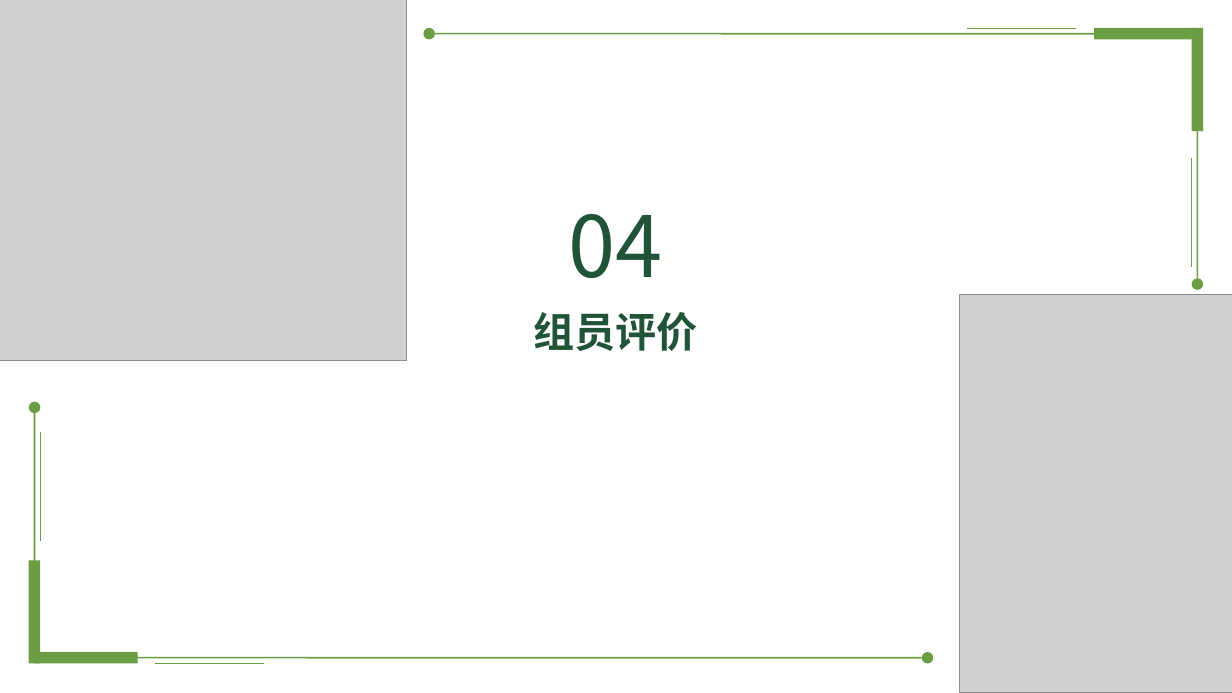
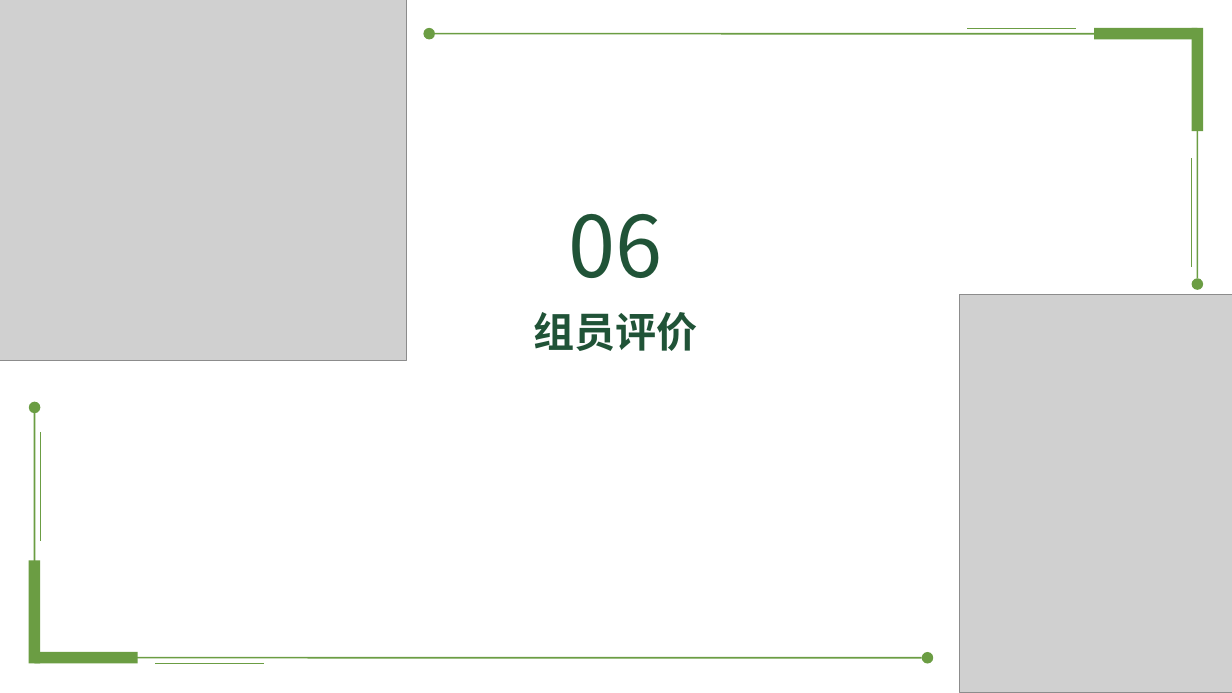
Before and after one commit to lzhokai/-, a slide deck: slide 18 of G13需求分析.pptx (slide 10 before the commit). Drawn at 1232x693 pixels with LibreOffice and Linux fonts; fonts in the diff are those of the drawing; grey boxes stand for pictures; background and template pictures are left out. Boxes give left, top, right and bottom in pixels: in the first picture for what was removed or moved away, otherwise in the second. Text is boxed around its words. In the diff, an @@ line names an element or a change of style, - is before the commit and + after.

```diff
--- a/G13需求分析.pptx
+++ b/G13需求分析.pptx
@@ text at [569, 214, 663, 278]: text changed @@
-04
+06
```
Also in this commit, not shown: 2 other slides changed, 10 slides added, 8 other files.
